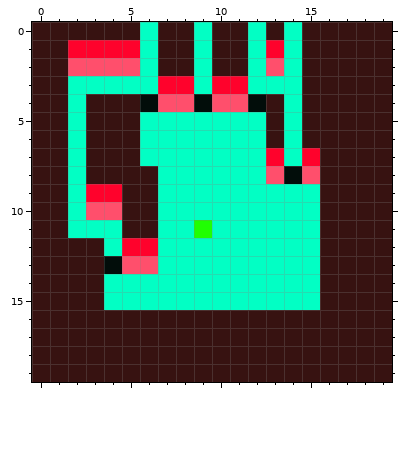
Pixel-art sprite, stored at res/rooms/room1.png. Above is the file before it was changed.
The file is 20x20 pixels.
And afterwards:
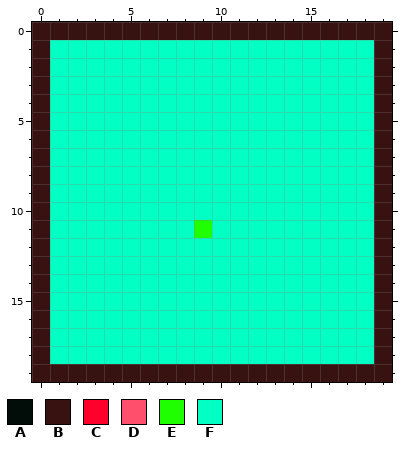
Palette (. is transparent): A #020d0a  B #371211  C #ff022c  D #ff4f6c  E #20ff02  F #02ffc4
The exact change:
Colour B replaces colour F in row 0 at x 6, 9, 12 and 14.
Colour F replaces colour A in row 4 at x 6, 9 and 12; in row 8 at x 14; in row 13 at x 4.
Colour F replaces colour B in rows 1 to 2 at x 1, 7 to 8, 10 to 11 and 15 to 18; in row 3 at x 1 and 15 to 18; in rows 4 to 6 at x 1, 3 to 5, 13 and 15 to 18; in row 7 at x 1, 3 to 5 and 16 to 18; in row 8 at x 1, 3 to 6 and 16 to 18; in rows 9 to 11 at x 1, 5 to 6 and 16 to 18.
Colour F replaces colour B in rows 12 to 15 at x 1 to 3 and 16 to 18; in rows 16 to 18 at x 1 to 18.
Colour F replaces colour C in row 1 at x 2 to 5 and 13; in row 3 at x 7 to 8 and 10 to 11; in row 7 at x 13 and 15; in row 9 at x 3 to 4; in row 12 at x 5 to 6.
Colour F replaces colour D in row 2 at x 2 to 5 and 13; in row 4 at x 7 to 8 and 10 to 11; in row 8 at x 13 and 15; in row 10 at x 3 to 4; in row 13 at x 5 to 6.
Pixel boxes of the changes (left, top, right, bottom) in both pictures:
changed: (50, 22, 374, 364)
